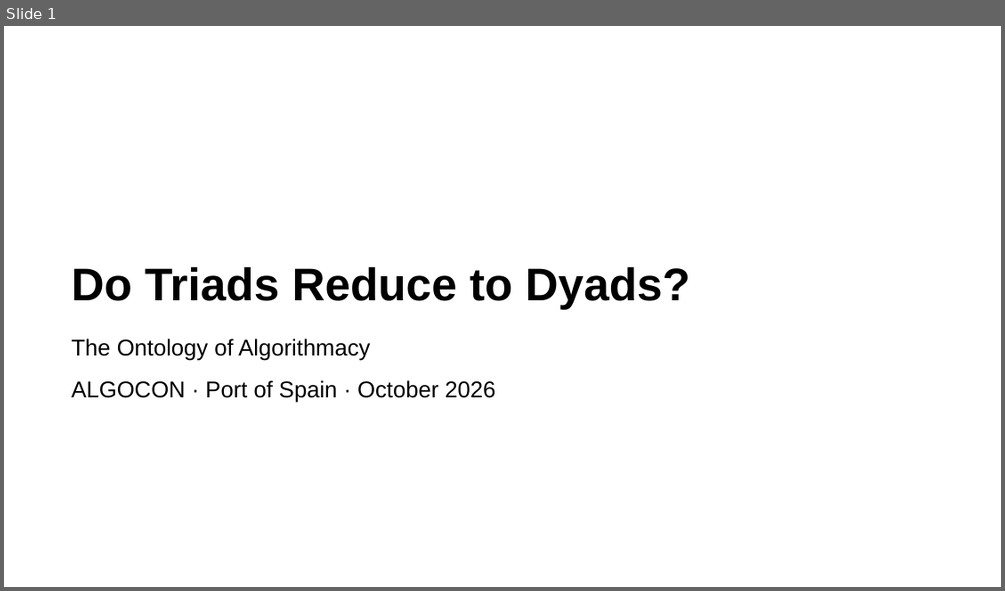
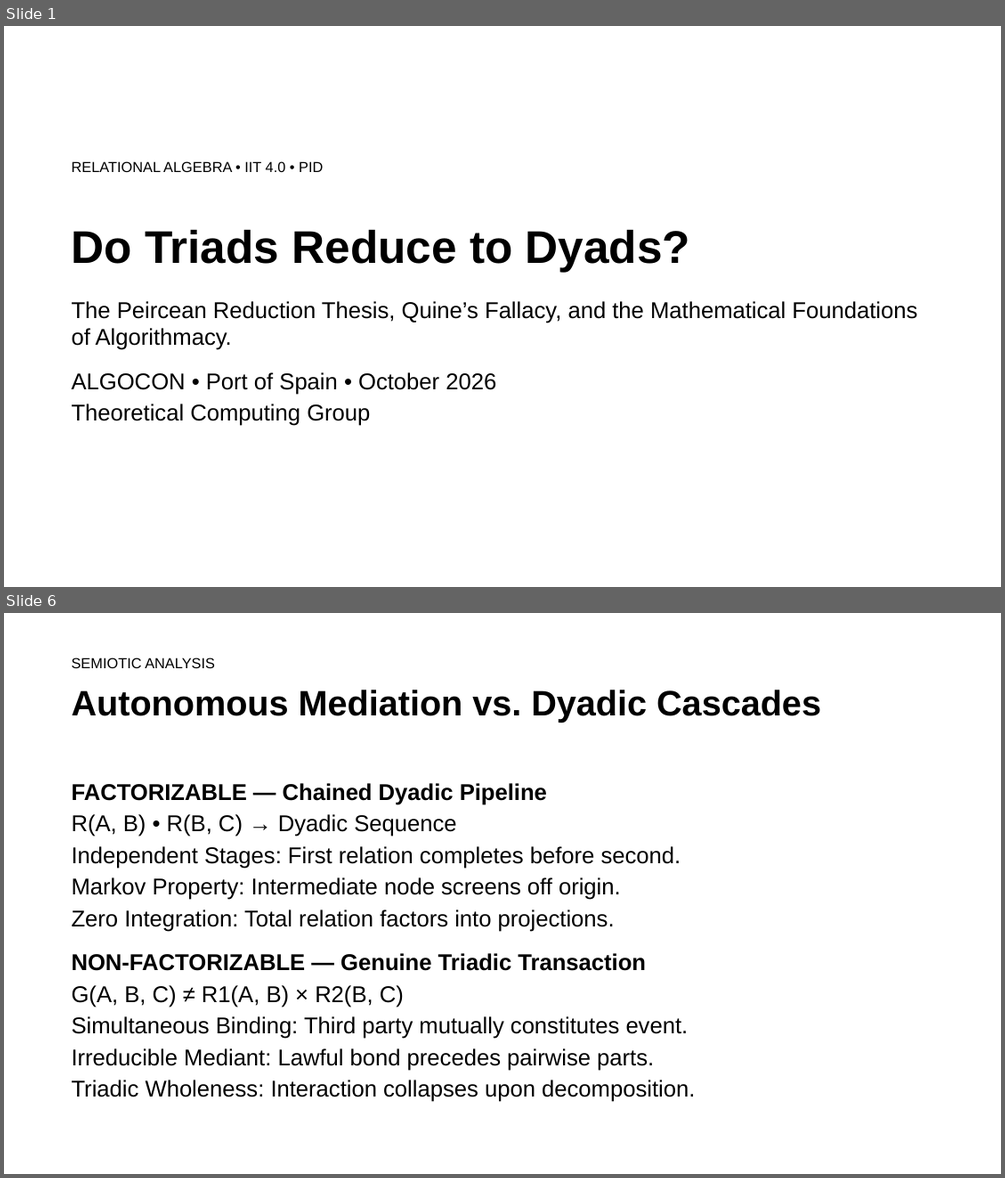
Before and after one commit to rogerSuperBuilderAlpha/algorithmacy-lab, a slide deck: submissions/triadic_reduction/talk/deck.pptx. Shown one above the other, each under a label of ours: slide 1 before the commit, slides 1 and 6 after it; the slides between them are not shown. The pictures are 1005x591 and 1005x1178 pixels, drawn with LibreOffice and Linux fonts; fonts in the diff are those of the drawing. Boxes give left, top, right and bottom in pixels: in the first picture for what was removed or moved away, otherwise in the second. Text is boxed around its words. In the diff, an @@ line names an element or a change of style, - is before the commit and + after.

```diff
--- a/submissions/triadic_reduction/talk/deck.pptx
+++ b/submissions/triadic_reduction/talk/deck.pptx
@@ slide 6 added at (4,613,1001,1174), background #FFFFFF @@
@@ text added at (72,657,215,668), 14 pt, text #000000 @@
+SEMIOTIC ANALYSIS
@@ text added at (72,690,821,722), 34 pt, text #000000, bold @@
+Autonomous Mediation vs. Dyadic Cascades
@@ text added at (72,783,695,1102), 22 pt, text #000000 @@
+FACTORIZABLE — Chained Dyadic Pipeline
+R(A, B) • R(B, C) → Dyadic Sequence
+Independent Stages: First relation completes before second.
+Markov Property: Intermediate node screens off origin.
+Zero Integration: Total relation factors into projections.
+NON-FACTORIZABLE — Genuine Triadic Transaction
+G(A, B, C) ≠ R1(A, B) × R2(B, C)
+Simultaneous Binding: Third party mutually constitutes event.
+Irreducible Mediant: Lawful bond precedes pairwise parts.
+Triadic Wholeness: Interaction collapses upon decomposition.
@@ slide 1 changed as well @@
@@ text "Do Triads Reduce to Dyads?": place and size @@
-text "Do Triads Reduce to Dyads?" at (72,266,690,309)
+text "Do Triads Reduce to Dyads?" at (72,229,690,272)
@@ text added at (72,161,323,172), 14 pt, text #000000 @@
+RELATIONAL ALGEBRA • IIT 4.0 • PID
@@ text at (72,301,917,426): text changed @@
-The Ontology of Algorithmacy
-ALGOCON · Port of Spain · October 2026
+The Peircean Reduction Thesis, Quine’s Fallacy, and the Mathematical Foundations of Algorithmacy.
+ALGOCON • Port of Spain • October 2026
+Theoretical Computing Group
```
Also in this commit, not shown: 14 other slides added, 17 slides removed, 15 other files.
